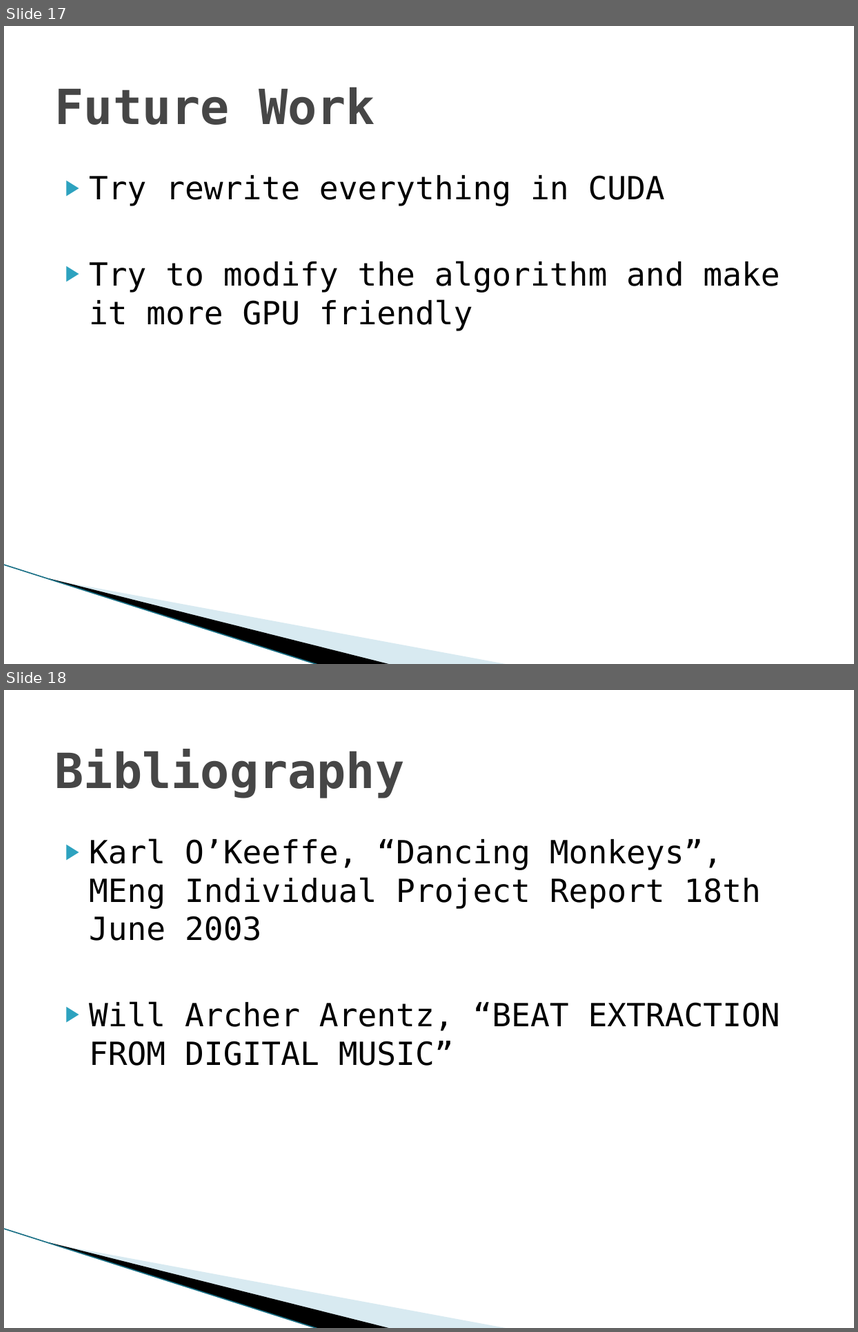
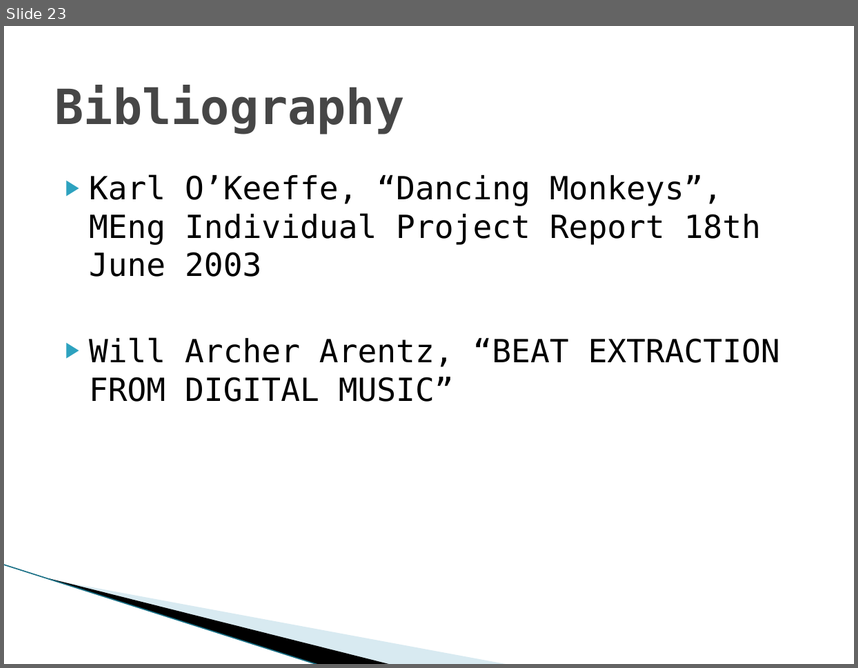
Before and after one commit to Keripo/DancingMonkeysAccelerated, a slide deck: final/presentation.pptx. Shown one above the other, each under a label of ours: slides 17 and 18 before the commit, slide 23 after it. The pictures are 858x1332 and 858x668 pixels, drawn with LibreOffice and Linux fonts; fonts in the diff are those of the drawing; background and template pictures are left out. Boxes give left, top, right and bottom in pixels: in the first picture for what was removed or moved away, otherwise in the second. Text is boxed around its words. In the diff, an @@ line names an element or a change of style, - is before the commit and + after.

```diff
--- a/final/presentation.pptx
+++ b/final/presentation.pptx
@@ slide 17 removed at box(4, 26, 854, 664), background #FFFFFF; not listed: 3 template elements that a slide beside it also shows @@
@@ title removed at box(55, 87, 375, 125) @@
-Future Work
@@ text removed at box(89, 175, 780, 331) @@
-▶ Try rewrite everything in CUDA
-▶ Try to modify the algorithm and make it more GPU friendly
@@ what was slide 18 is now slide 23 @@
```
Also in this commit, not shown: 6 slides changed, 11 slides added, 5 other slides removed.
